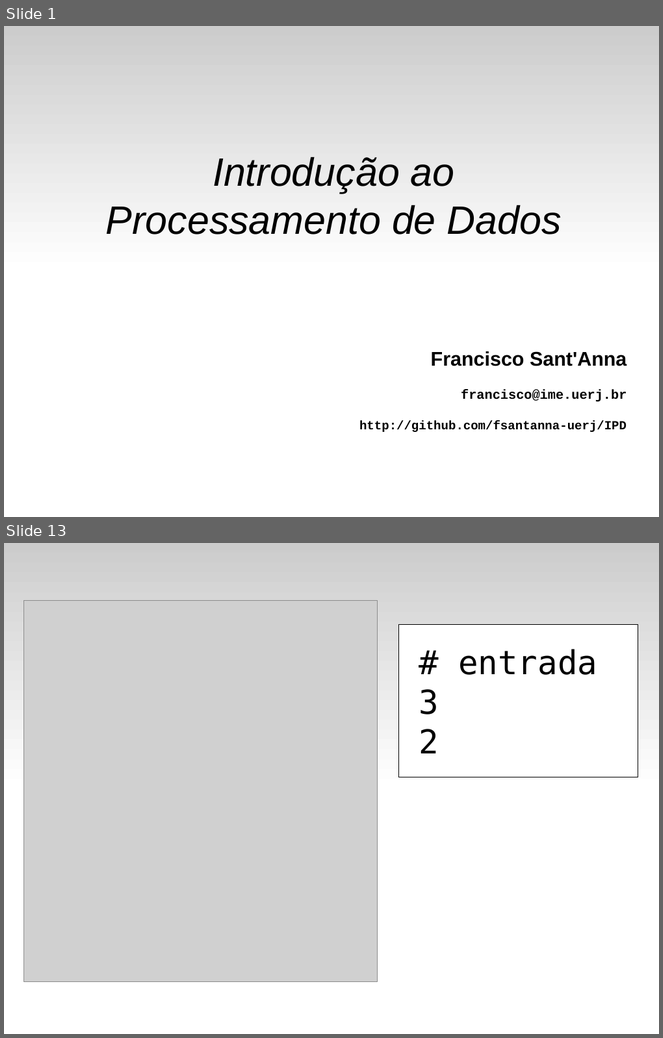
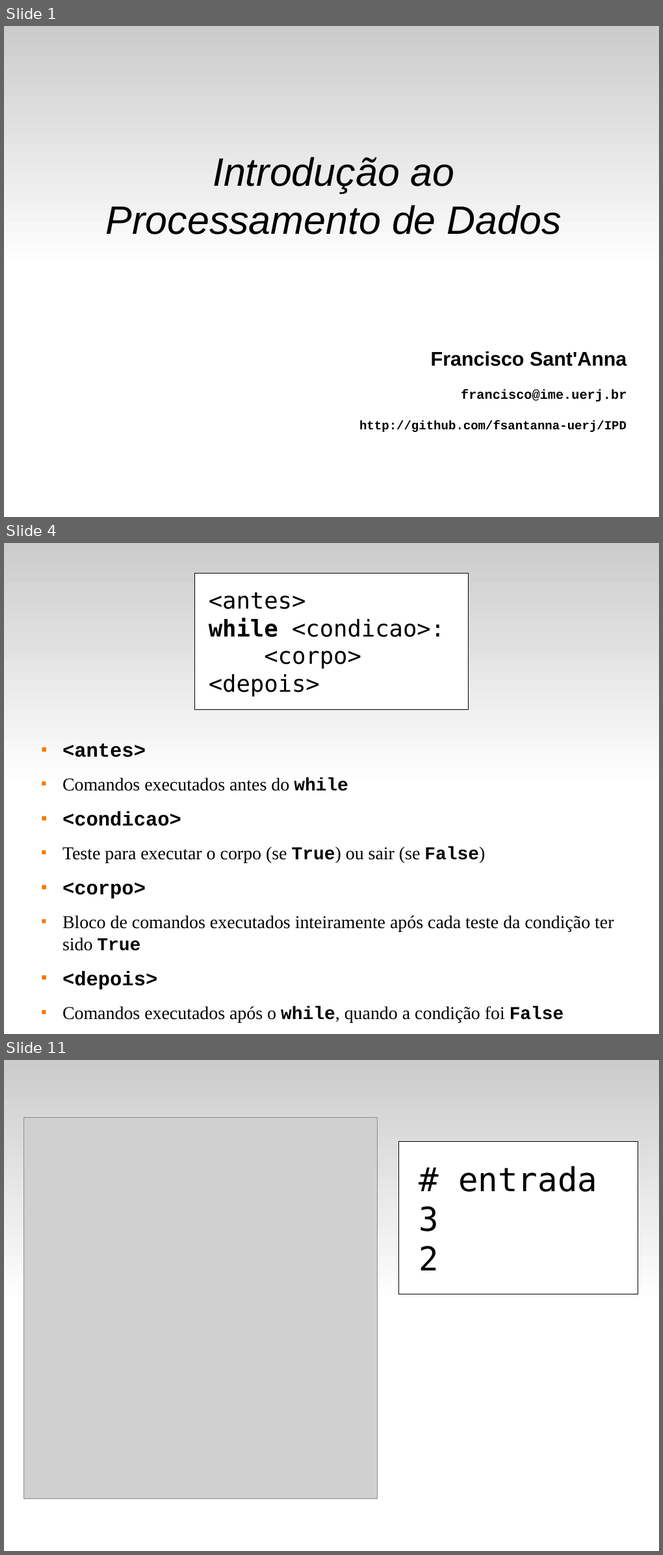
Before and after one commit to fsantanna-uerj/IPD, a slide deck: slides/ipd-05-while.odp. Shown one above the other, each under a label of ours: slides 1 and 13 before the commit, slides 1, 4 and 11 after it; the slides between them are not shown. The pictures are 663x1038 and 663x1555 pixels, drawn with LibreOffice and Linux fonts; fonts in the diff are those of the drawing; grey boxes stand for pictures. Boxes give left, top, right and bottom in pixels: in the first picture for what was removed or moved away, otherwise in the second. Text is boxed around its words. In the diff, an @@ line names an element or a change of style, - is before the commit and + after.

```diff
--- a/slides/ipd-05-while.odp
+++ b/slides/ipd-05-while.odp
@@ slide 4 added at (4, 543, 659, 1034), background #FFFFFF; not listed: 1 template element that a slide beside it also shows @@
@@ rectangle added at (195, 574, 468, 709), fill #FFFFFF, outline #000000 0 pt, 28 pt, text #000000 @@
+<antes>
+while <condicao>:
+<corpo>
+<depois>
@@ text added at (62, 743, 614, 1023), 22 pt, text #000000 @@
+■ <antes>
+  ■ Comandos executados antes do while
+■ <condicao>
+  ■ Teste para executar o corpo (se True) ou sair (se False)
+■ <corpo>
+  ■ Bloco de comandos executados inteiramente após cada teste da condição ter sido True
+■ <depois>
+  ■ Comandos executados após o while, quando a condição foi False
@@ what was slide 13 is now slide 11 @@
```
Also in this commit, not shown: 5 slides changed, 3 other slides added, 6 slides removed, 2 other files.
